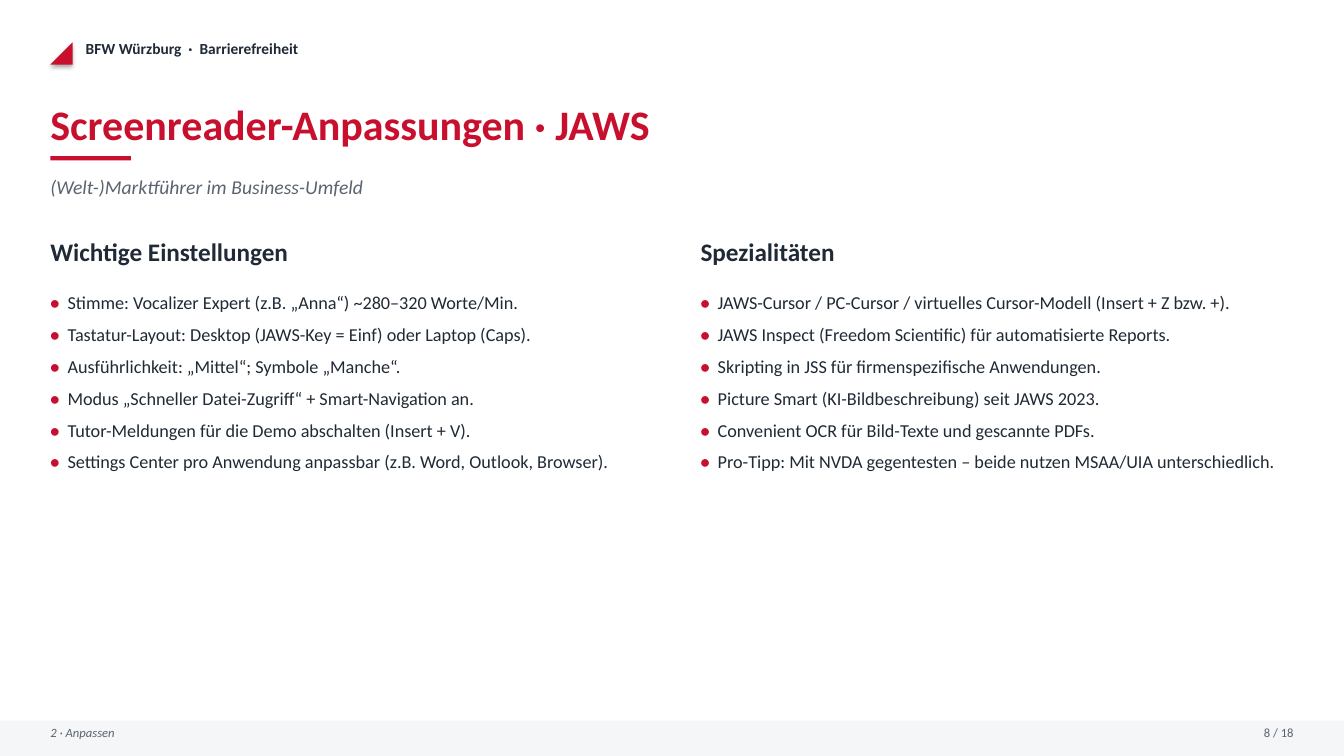
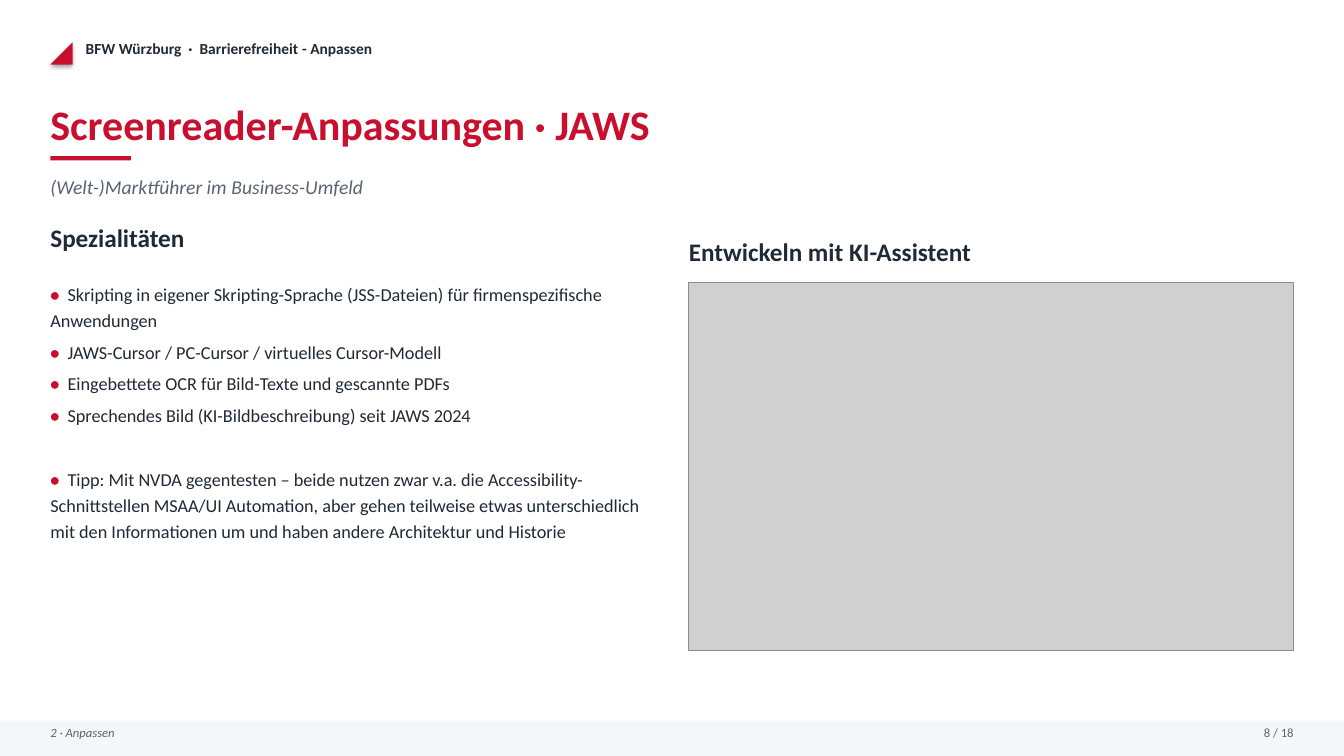
Before and after one commit to EH-BFW/BarrierefreiheitsDemos, a slide deck: slide 7 of Praesentation_Barrierefreiheit.pptx. Drawn at 1344x756 pixels with LibreOffice and Linux fonts; fonts in the diff are those of the drawing; grey boxes stand for pictures. Boxes give left, top, right and bottom in pixels: in the first picture for what was removed or moved away, otherwise in the second. Text is boxed around its words. In the diff, an @@ line names an element or a change of style, - is before the commit and + after.

```diff
--- a/Praesentation_Barrierefreiheit.pptx
+++ b/Praesentation_Barrierefreiheit.pptx
@@ text at (x1=86, y1=43, x2=372, y2=57): text changed @@
-BFW Würzburg · Barrierefreiheit
+BFW Würzburg · Barrierefreiheit - Anpassen
@@ text "Spezialitäten" moved from (x1=701, y1=243, x2=835, y2=265) to (x1=50, y1=229, x2=184, y2=251) @@
@@ text removed at (x1=50, y1=243, x2=288, y2=266) @@
-Wichtige Einstellungen
@@ text added at (x1=689, y1=243, x2=971, y2=261), 18 pt, text #1F2A36, bold @@
+Entwickeln mit KI-Assistent
@@ text at (x1=50, y1=288, x2=639, y2=538): text changed @@
-• JAWS-Cursor / PC-Cursor / virtuelles Cursor-Modell (Insert + Z bzw. +).
-• JAWS Inspect (Freedom Scientific) für automatisierte Reports.
-• Skripting in JSS für firmenspezifische Anwendungen.
-• Picture Smart (KI-Bildbeschreibung) seit JAWS 2023.
-• Convenient OCR für Bild-Texte und gescannte PDFs.
-• Pro-Tipp: Mit NVDA gegentesten – beide nutzen MSAA/UIA unterschiedlich.
+• Skripting in eigener Skripting-Sprache (JSS-Dateien) für firmenspezifische Anwendungen
+• JAWS-Cursor / PC-Cursor / virtuelles Cursor-Modell
+• Eingebettete OCR für Bild-Texte und gescannte PDFs
+• Sprechendes Bild (KI-Bildbeschreibung) seit JAWS 2024
+• Tipp: Mit NVDA gegentesten – beide nutzen zwar v.a. die Accessibility-Schnittstellen MSAA/UI Automation, aber gehen teilweise etwas unterschiedlich mit den Informationen um und haben andere Architektur und Historie
@@ text removed at (x1=68, y1=296, x2=608, y2=471) @@
-• Stimme: Vocalizer Expert (z.B. „Anna“) ~280–320 Worte/Min.
-• Tastatur-Layout: Desktop (JAWS-Key = Einf) oder Laptop (Caps).
-• Ausführlichkeit: „Mittel“; Symbole „Manche“.
-• Modus „Schneller Datei-Zugriff“ + Smart-Navigation an.
-• Tutor-Meldungen für die Demo abschalten (Insert + V).
-• Settings Center pro Anwendung anpassbar (z.B. Word, Outlook, Browser).
@@ picture added at (x1=689, y1=282, x2=1294, y2=651) @@
```
Also in this commit, not shown: 15 other slides changed, 2 slides added, 3 slides removed, 7 other files.
